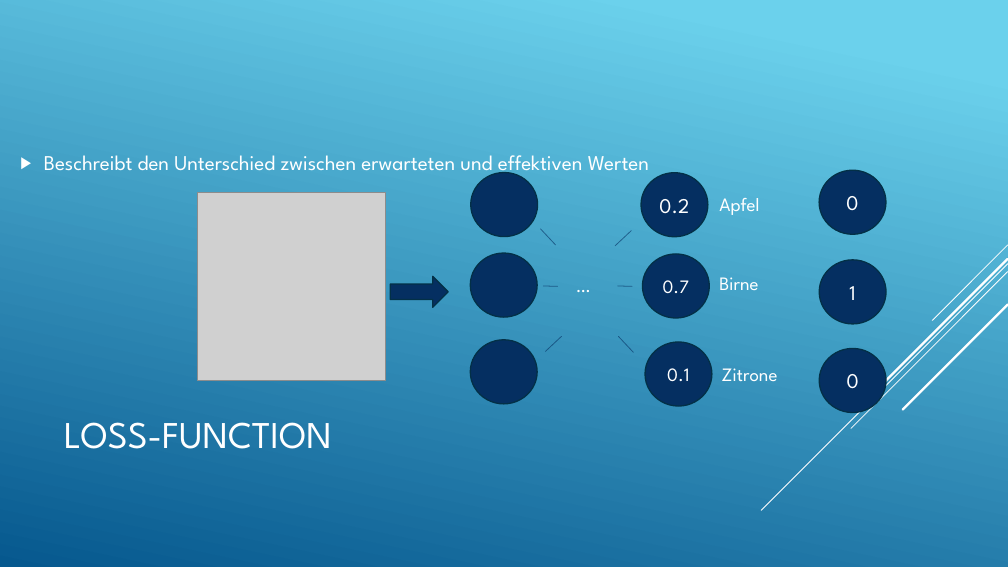
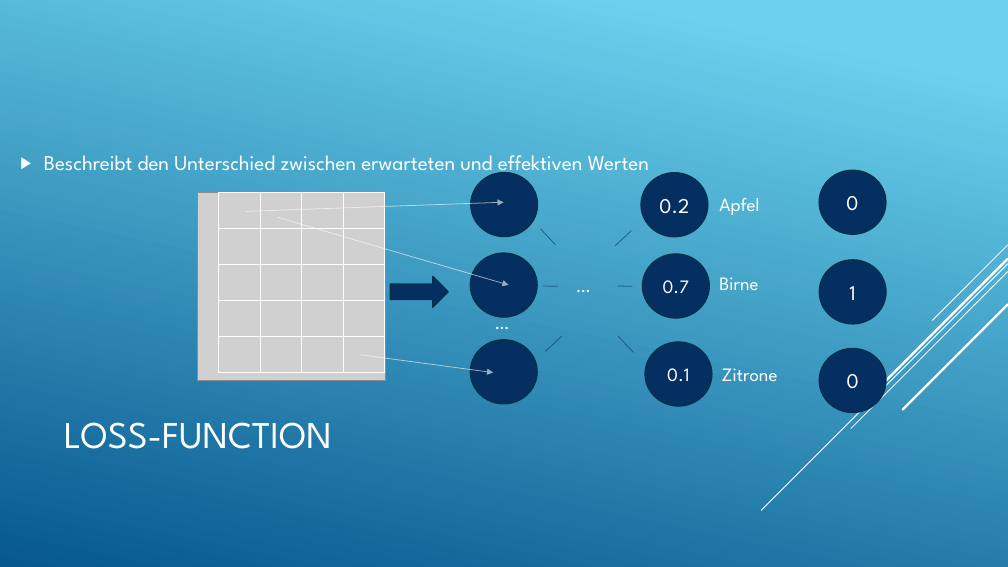
Before and after one commit to LucaRitz/informatik_seminar_gan, a slide deck: slide 14 of GAN.pptx (slide 15 before the commit). Drawn at 1008x567 pixels with LibreOffice and Linux fonts; fonts in the diff are those of the drawing; grey boxes stand for pictures. Boxes give left, top, right and bottom in pixels: in the first picture for what was removed or moved away, otherwise in the second. Text is boxed around its words. In the diff, an @@ line names an element or a change of style, - is before the commit and + after.

```diff
--- a/GAN.pptx
+++ b/GAN.pptx
@@ table added at [219,192,385,373], 5 rows, 4 columns @@
+ |  |  | 
+ |  |  | 
+ |  |  | 
+ |  |  | 
+ |  |  | 
@@ arrow added from (246, 212) to (504, 203), #FFFFFF 0.75 pt @@
@@ arrow added from (278, 217) to (509, 285), #FFFFFF 0.75 pt @@
@@ text added at [488,307,522,337], 18 pt, text #FFFFFF @@
+…
@@ arrow added from (360, 355) to (493, 373), #FFFFFF 0.75 pt @@
```
Also in this commit, not shown: 1 other slide changed, 1 slide removed, 6 other files.
